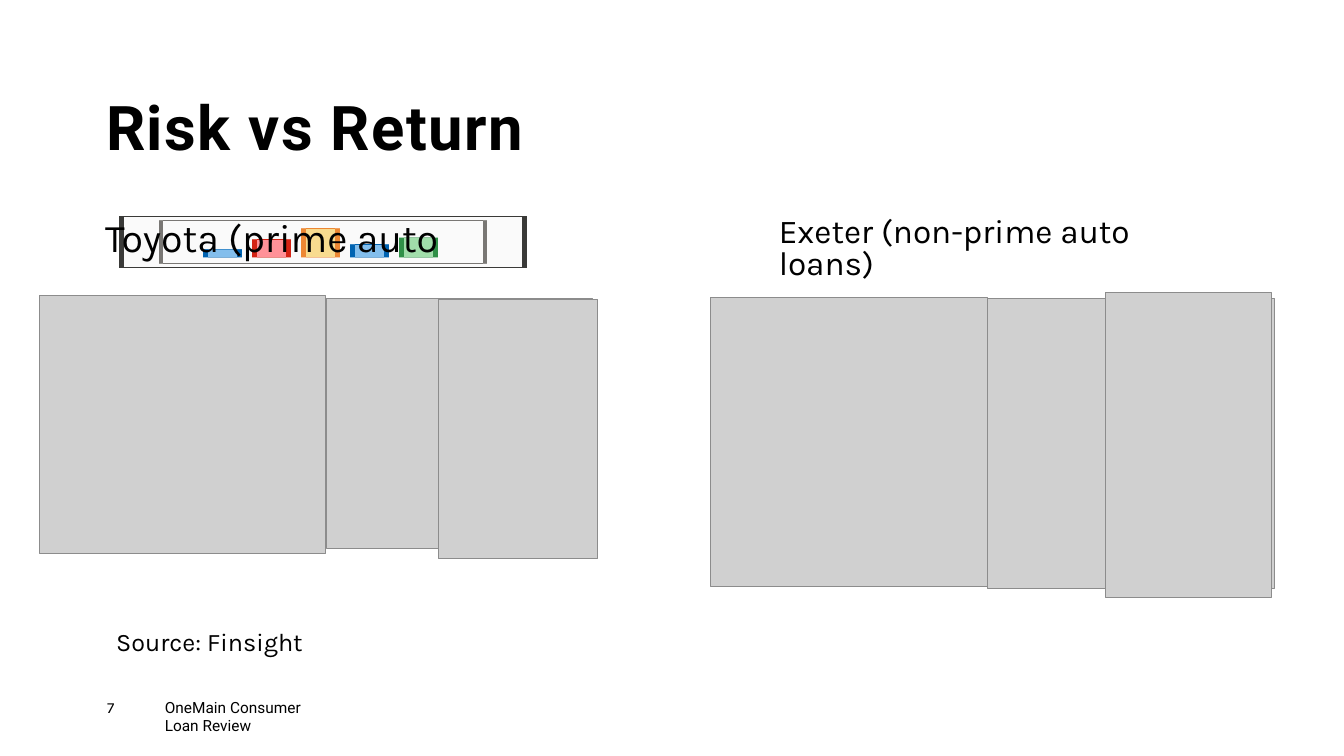
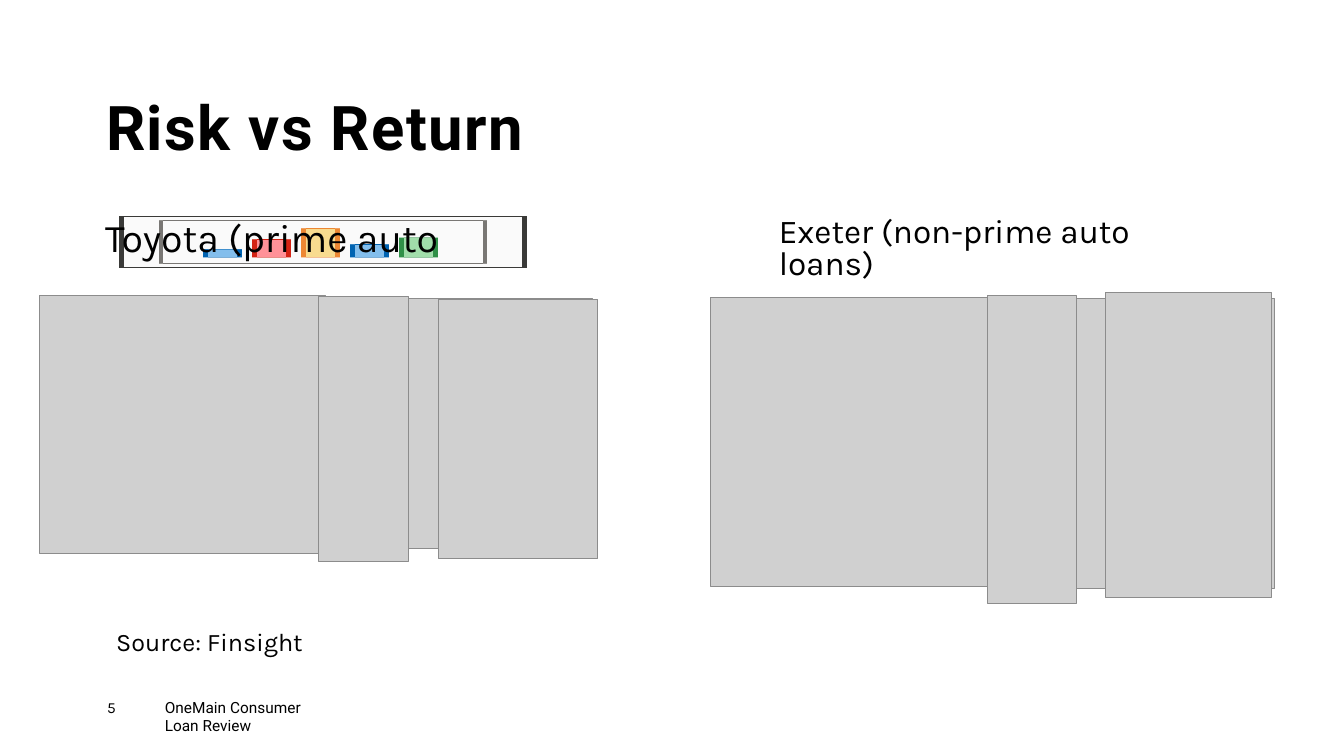
Before and after one commit to msimons4/consumer_loan_analysis, a slide deck: slide 5 of Consumer Loan Securitization Review.pptx (slide 7 before the commit). Drawn at 1344x756 pixels with LibreOffice and Linux fonts; fonts in the diff are those of the drawing; grey boxes stand for pictures. Boxes give left, top, right and bottom in pixels: in the first picture for what was removed or moved away, otherwise in the second. Text is boxed around its words. In the diff, an @@ line names an element or a change of style, - is before the commit and + after.

```diff
--- a/Consumer Loan Securitization Review.pptx
+++ b/Consumer Loan Securitization Review.pptx
@@ picture added at (319,296,408,562) @@
@@ picture added at (987,296,1076,604) @@
@@ page number at (107,703,116,713): text changed @@
-7
+5
```
Also in this commit, not shown: 4 other slides changed, 5 slides added, 3 other files.
